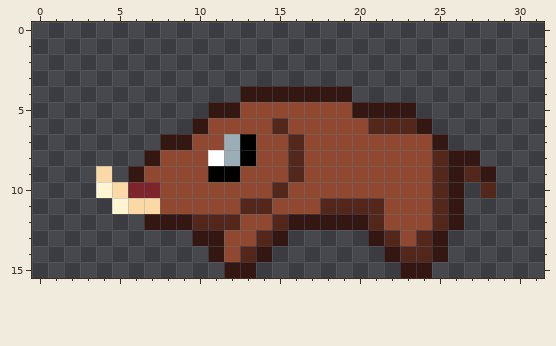
Edited in one commit: pixel-art file (Assets/Enemy/Boar/boar.aseprite). This is how it looked before the edit.
32x16 pixels, 1 frame.
The result:
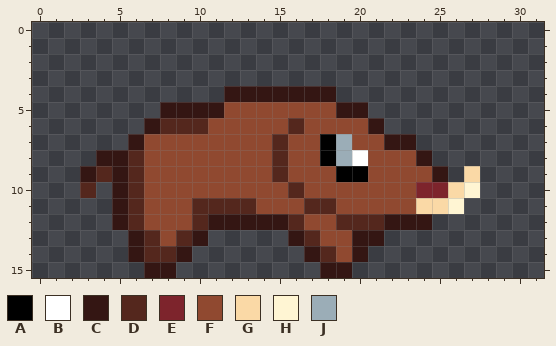
Palette (. is transparent): A #000000  B #ffffff  C #341613  D #54271d  E #7d242c  F #904930  G #fad9a6  H #fff5d3  J #9badb7
The exact change:
Changed rows in their new state; - is an unchanged pixel.
first column x 3:
 4 ---------C------.---------
 5 -----CCC-F------C-...-----
 6 ----CDDD----FD----C...----
 7 ---CFFF--FF-DF-AJ--CC..---
 8 -CCDF---FFF-DF-AJB---C...-
 9 CDCD----FF--DF--AA----C.G.
10 D.CDF-------FD-------EEGH.
11 --CDF--DDD-F--D-FFF--GGH--
12 --CDFFF-CCCCCDFFDD-CCC..--
13 ---CDFD-.....CDFFC-....---
14 ---CDDC-....--CDFC-....---
15 ----CC---..----CC---..----
Changed places in both pictures, as pixel boxes (x1, y1, x2, y2):
changed: (80, 86, 496, 278)
